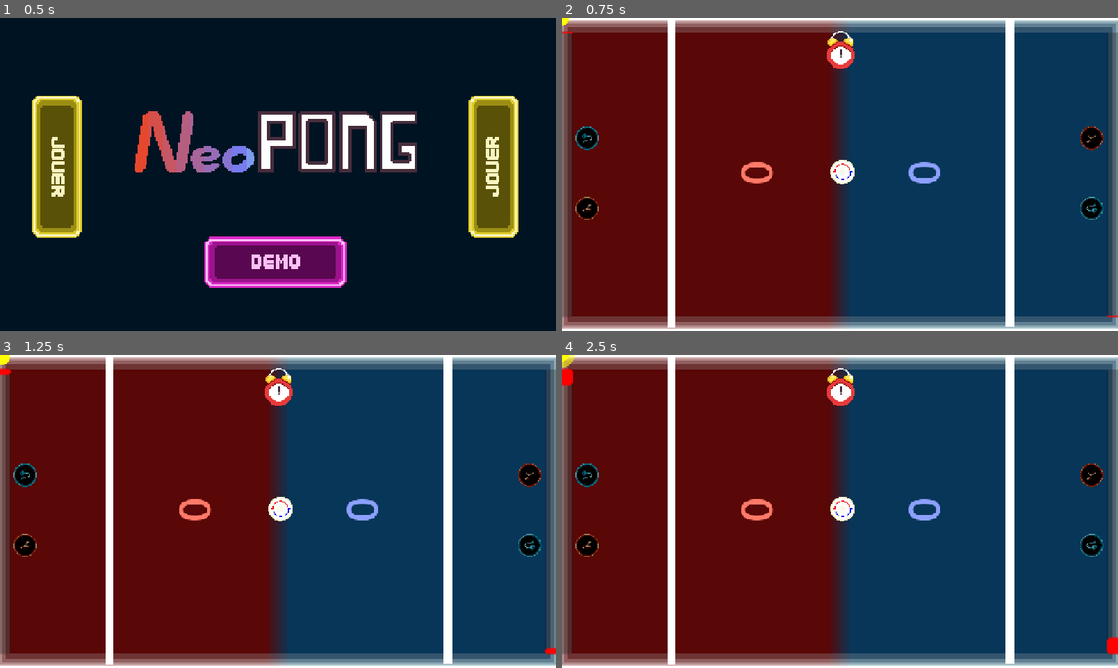
Above: before the commit, frames 1-4 (two rows, left to right).
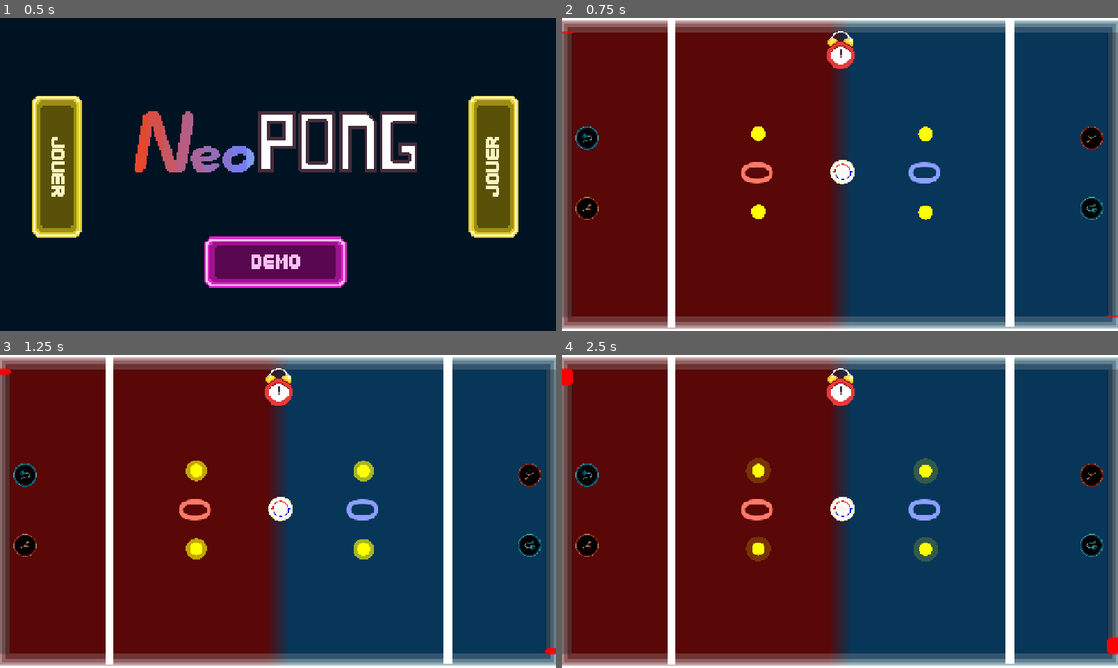
Above: after the commit, the same moments.

Repository: LucieFaure-Beaulande/neopong
Game: Godot game, scene res://UI/titleScreen.tscn
The game is run twice, just before and just after one commit, with the same random seed, the same clock (stepped at 60 frames per second) and the same inputs.
Inputs (mouse positions are in pixels of both pictures, inside the frame that each line leads up to):
- Up to frame 1 (0.5 s): no input
- Up to frame 2 (0.75 s): click (617, 168) at 0.5 s
- Up to frame 3 (1.25 s): no input
- Up to frame 4 (2.5 s): tap Enter (ui_accept) at 1.25 s; drag from (840, 508) to (673, 508) at 1.27 s; drag from (728, 527) to (1012, 508) at 2.02 s

Frame 1 is identical in both runs. In frame 2, 0.4% of the frame differs, in the area x 0-67%, y 0-65%; in frame 3, 0.8%; in frame 4, 1.2%, in the area x 0-68%, y 0-66%.

Commit message:
fix positions rebondisseurs

Diff:
--- a/Game/rebondisseur/rebondisseur_zone.gd
+++ b/Game/rebondisseur/rebondisseur_zone.gd
@@ -47,12 +47,12 @@
 		if child is Area2D:
 			child.collision_layer = collision_layer
 			child.collision_mask = collision_mask
-			if child is CollisionShape2D:
-				if child.shape and child.shape is RectangleShape2D:
-					var local_center = child.position
-					#parent_node.to_global(local_center)
-					placement_preview_a.global_position = local_center + Vector2(0,_distance_after_break/2)
-					placement_preview_b.global_position = local_center + Vector2(0,-_distance_after_break/2)
+		if child is CollisionShape2D:
+			if child.shape and child.shape is RectangleShape2D:
+				var local_center = child.position
+				#parent_node.to_global(local_center)
+				placement_preview_a.global_position = local_center + Vector2(0,_distance_after_break/2)
+				placement_preview_b.global_position = local_center + Vector2(0,-_distance_after_break/2)
 
 	# Style visuel de la ligne
 	line2d.width = 6.0
